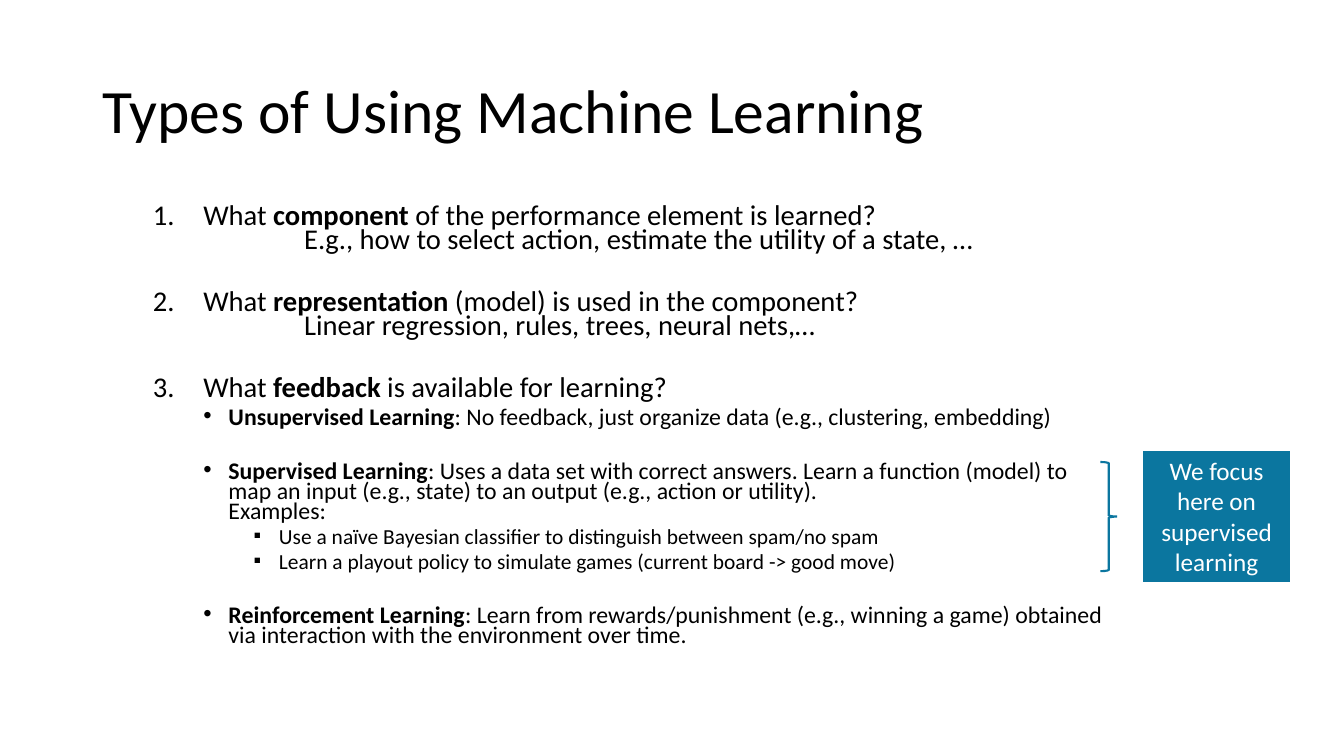
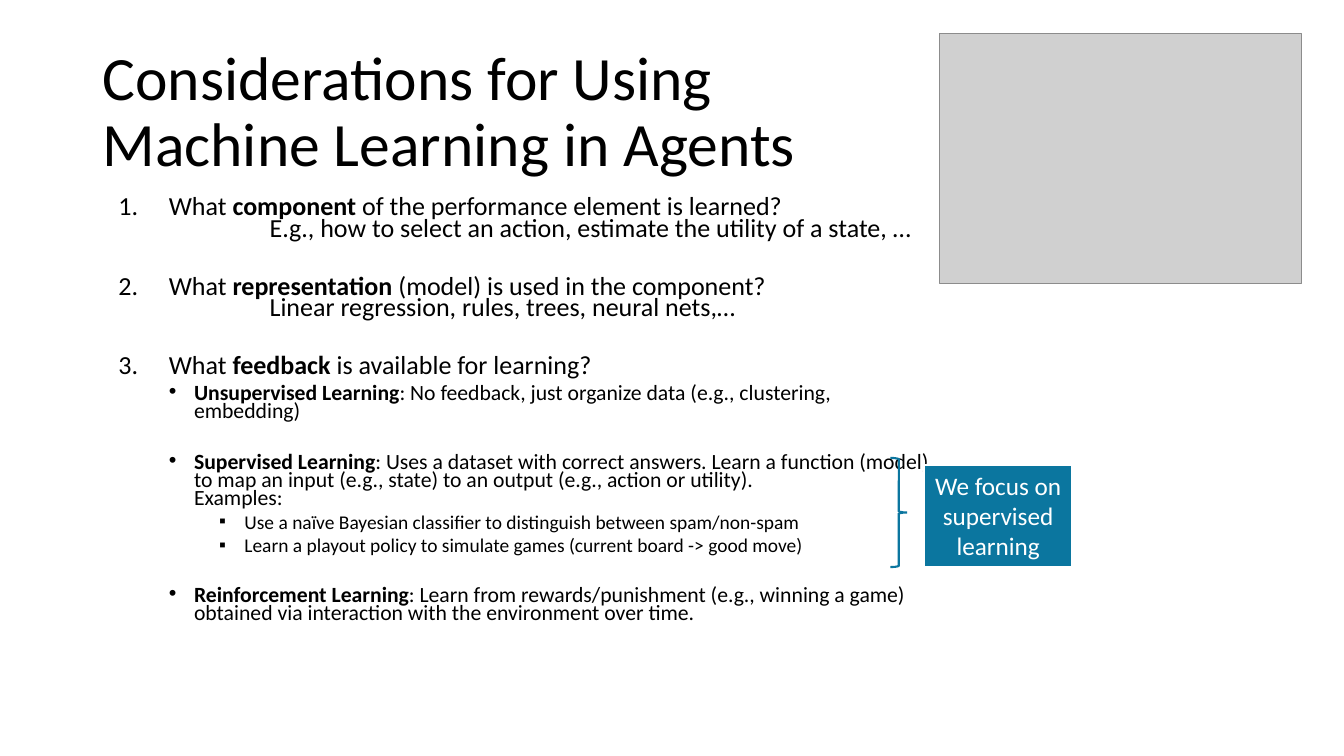
Before and after one commit to mhahsler/CS7320-AI, a slide deck: slide 6 of slides/19_ML_intro.pptx. Drawn at 1344x756 pixels with LibreOffice and Linux fonts; fonts in the diff are those of the drawing; grey boxes stand for pictures. Boxes give left, top, right and bottom in pixels: in the first picture for what was removed or moved away, otherwise in the second. Text is boxed around its words. In the diff, an @@ line names an element or a change of style, - is before the commit and + after.

```diff
--- a/slides/19_ML_intro.pptx
+++ b/slides/19_ML_intro.pptx
@@ title at (102,57,794,177): text changed @@
-Types of Using Machine Learning
+Considerations for Using
+Machine Learning in Agents
@@ picture added at (940,33,1302,283) @@
@@ text "What component of the performance ...": place and size @@
-text "What component of the performance ..." at (203,205,1101,643)
+text "What component of the performance ..." at (169,197,928,620)
@@ text at (169,197,886,242): text changed; size 20.4 to 18.6 pt @@
-  1. What component of the performance element is learned?
-     E.g., how to select action, estimate the utility of a state, …
+  1. What component of the performance element is learned?
+     E.g., how to select an action, estimate the utility of a state, …
@@ text at (169,276,905,620): size 20.4 to 18.6 pt in "What representation (model) is used in the ...", "What feedback is available for learning?"; size 17 to 15.5 pt in "Unsupervised Learning: No feedback, just organize data ...", "Reinforcement Learning: Learn from rewards/punishment (e.g., ..."; size 15.3 to 13.9 pt in "Learn a playout policy to simulate games ..." @@
@@ text at (194,453,928,533): text changed; size 17 to 15.5 pt @@
-    • Supervised Learning: Uses a data set with correct answers. Learn a function (model) to map an input (e.g., state) to an output (e.g., action or utility).
-      Examples:
-      ▪ Use a naïve Bayesian classifier to distinguish between spam/no spam
+    • Supervised Learning: Uses a dataset with correct answers. Learn a function (model) to map an input (e.g., state) to an output (e.g., action or utility).
+      Examples:
+      ▪ Use a naïve Bayesian classifier to distinguish between spam/non-spam
@@ right brace: place and size @@
-right brace at (1101,462,1118,571)
+right brace at (890,458,907,567)
@@ rectangle "We focus on supervised learning": place and size @@
-rectangle "We focus on supervised learning" at (1142,451,1291,583)
+rectangle "We focus on supervised learning" at (925,466,1073,568)
@@ text in rectangle at (935,477,1062,560): text changed @@
-We focus here on supervised learning
+We focus on supervised learning
```
Also in this commit, not shown: 12 other slides changed, 1 other file.
